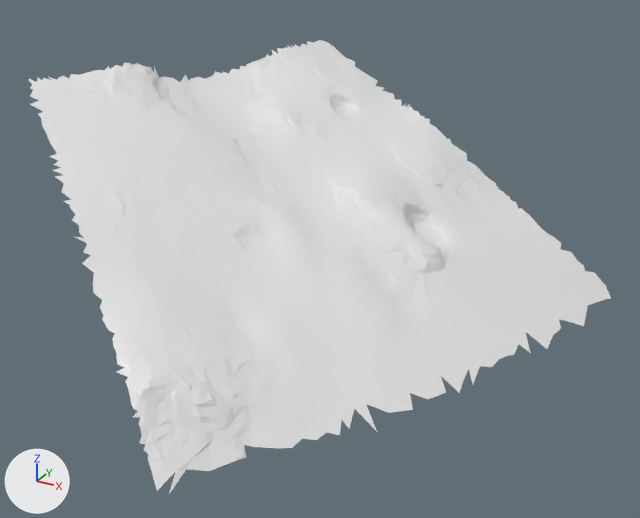
One commit to the glTF model moon small_tiles/tile_019.glb: the scene before it, then after it.
Camera for both pictures: a 50 mm lens placed at (15.55, -12.85, 29.36), pointed at (11.39, -5.3, 25.59). Lighting does not change. The marker at lower left points along +X, +Y and +Z. The picture after the commit comes second. Vertices at exactly the same position are counted once.

Objects in the first picture: 't19'.
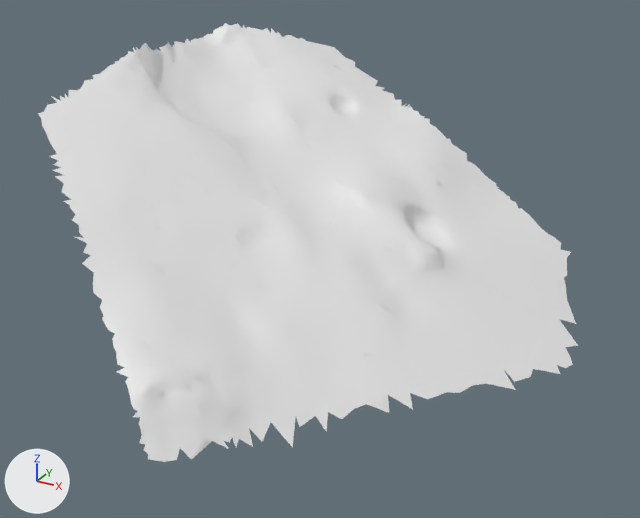
The change in detail:
me_t19 is used by ob_t19; location (0.0, 0.0, 0.0).
me_t19 had 4071 vertices, 7881 faces and spanned x 8.0..14.03, y -8.46..-2.08, z 24.74..27.33.
me_t19 now has 4277 vertices, 8300 faces and spans x 8.34..13.96, y -8.34..-2.08, z 24.59..27.53.
me_t19 part 1: 57 vertices removed from x 8.0..9.74, y -6.1..-2.08, z 27.05..27.27; 272 vertices added at x 8.52..9.51, y -4.99..-2.37, z 27.07..27.53.
me_t19 part 2: 14 vertices removed from x 13.56..14.03, y -3.82..-2.84, z 24.74..25.1; 26 vertices added at x 13.35..13.96, y -5.47..-4.15, z 24.59..24.76.
me_t19 part 3: 21 vertices removed from x 11.56..12.78, y -8.46..-6.75, z 24.74..24.94.

Where the change shows, as pixel boxes (x1, y1, x2, y2) in the pictures (640 x 518 px; the box of a moved part takes in the faces that stretch with it):
't19', reshaped (7% narrower): before (29, 40, 611, 494); after (38, 23, 578, 462)
part 1 of me_t19, built on: before (29, 40, 334, 112); after (109, 23, 307, 82)
part 2 of me_t19, moved or reshaped: before (564, 252, 611, 326); after (474, 320, 578, 390)
part 3 of me_t19, deleted: before (148, 405, 377, 494)
